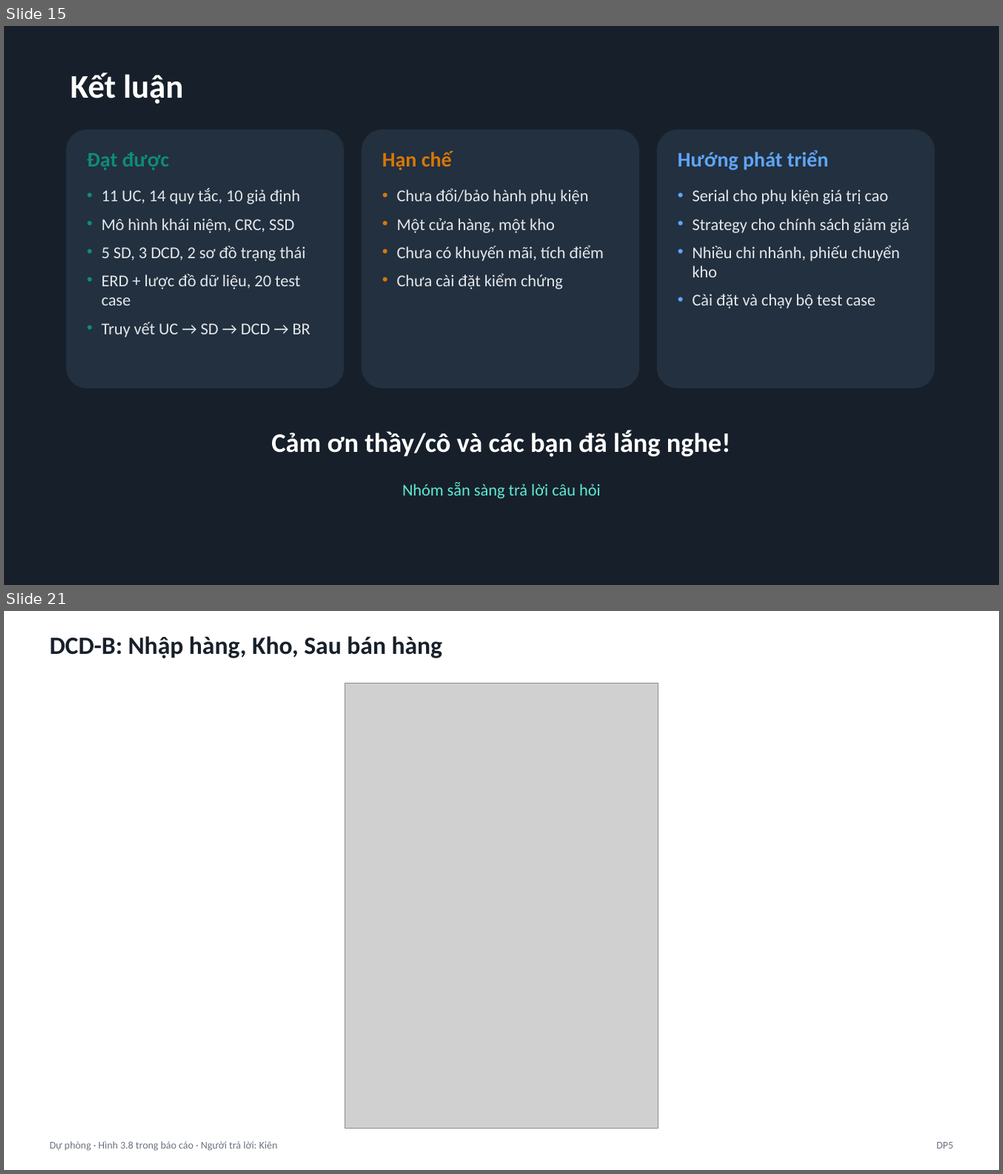
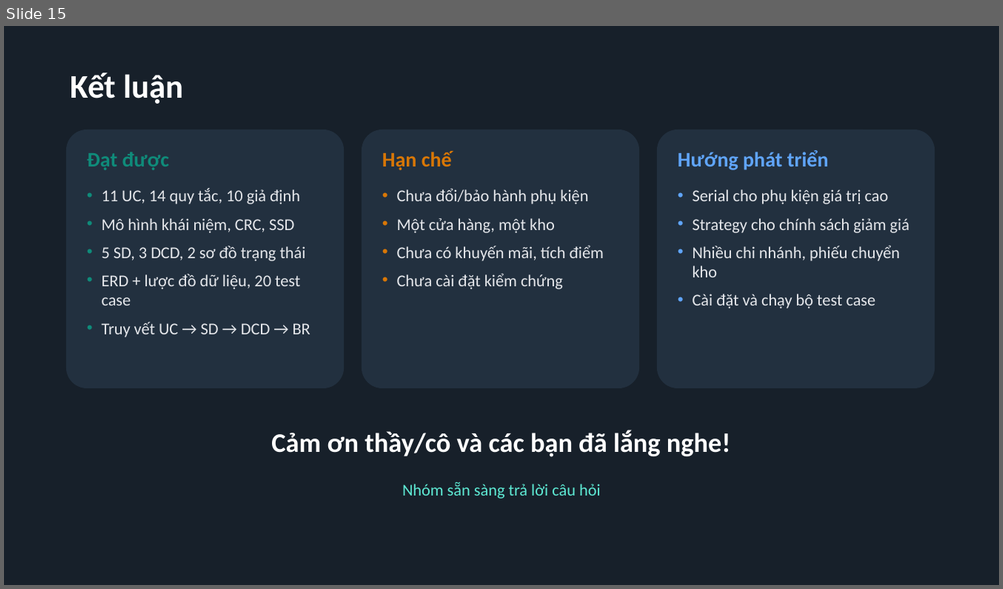
Before and after one commit to trungkien1407/OOP, a slide deck: Slide_ThuyetTrinh_15phut.pptx. Shown one above the other, each under a label of ours: slides 15 and 21 before the commit, slide 15 after it; the slides between them are not shown. The pictures are 1003x1174 and 1003x589 pixels, drawn with LibreOffice and Linux fonts; fonts in the diff are those of the drawing; grey boxes stand for pictures. Boxes give left, top, right and bottom in pixels: in the first picture for what was removed or moved away, otherwise in the second. Text is boxed around its words. In the diff, an @@ line names an element or a change of style, - is before the commit and + after.

```diff
--- a/Slide_ThuyetTrinh_15phut.pptx
+++ b/Slide_ThuyetTrinh_15phut.pptx
@@ slide 21 removed at bbox=[4, 611, 999, 1170], background #FFFFFF @@
@@ text removed at bbox=[50, 636, 443, 658] @@
-DCD-B: Nhập hàng, Kho, Sau bán hàng
@@ picture removed at bbox=[345, 684, 657, 1129] @@
@@ text removed at bbox=[50, 1142, 278, 1151] @@
-Dự phòng · Hình 3.8 trong báo cáo · Người trả lời: Kiên
@@ text removed at bbox=[936, 1142, 953, 1149] @@
-DP5
```
Also in this commit, not shown: 8 other slides removed, 3 other files.
